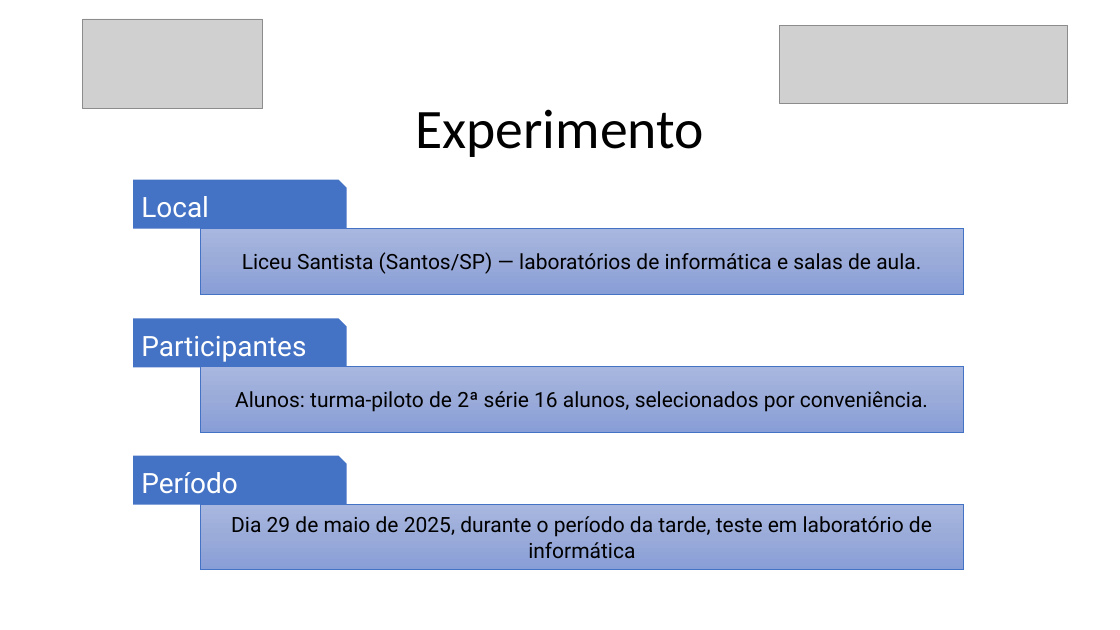
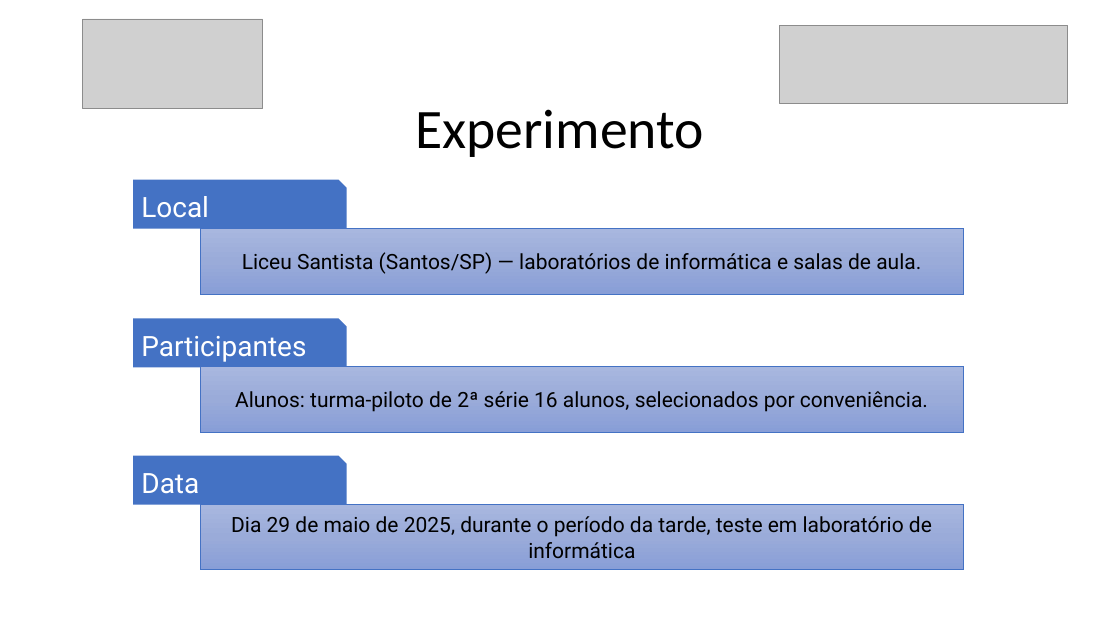
Before and after one commit to danilovaz7/curso-tecnico, a slide deck: slide 11 of liceu/3semestre/projeto integrador/tcc slide.pptx. Drawn at 1120x630 pixels with LibreOffice and Linux fonts; fonts in the diff are those of the drawing; grey boxes stand for pictures. Boxes give left, top, right and bottom in pixels: in the first picture for what was removed or moved away, otherwise in the second. Text is boxed around its words. In the diff, an @@ line names an element or a change of style, - is before the commit and + after.

```diff
--- a/liceu/3semestre/projeto integrador/tcc slide.pptx
+++ b/liceu/3semestre/projeto integrador/tcc slide.pptx
@@ text in snip rect at box(141, 473, 199, 494): text changed @@
-Período
+Data
```
Also in this commit, not shown: 1 other slide changed.
